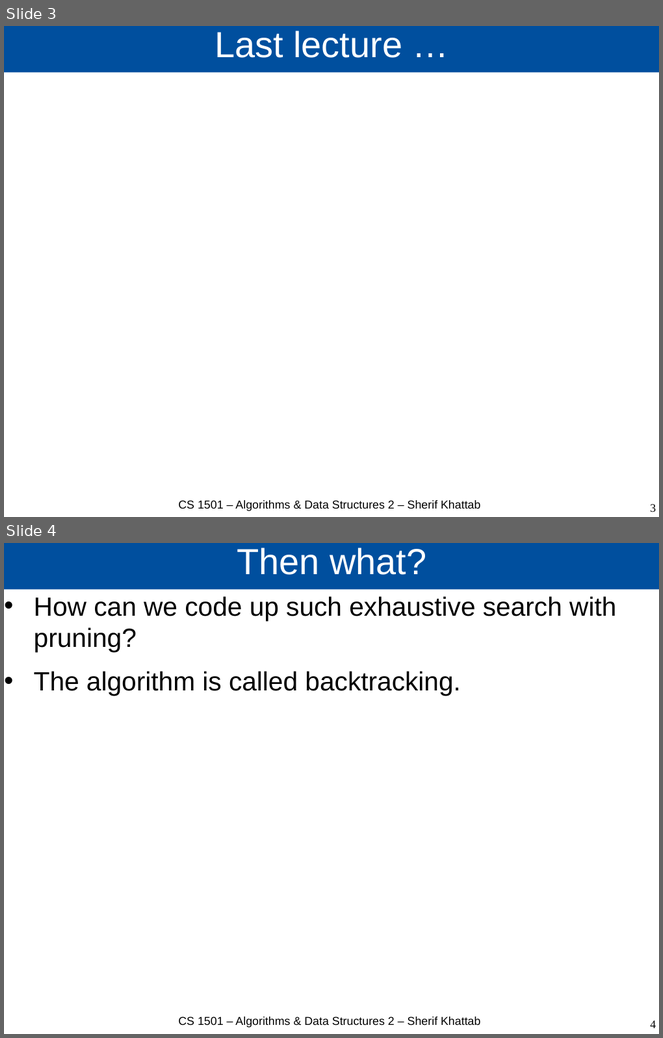
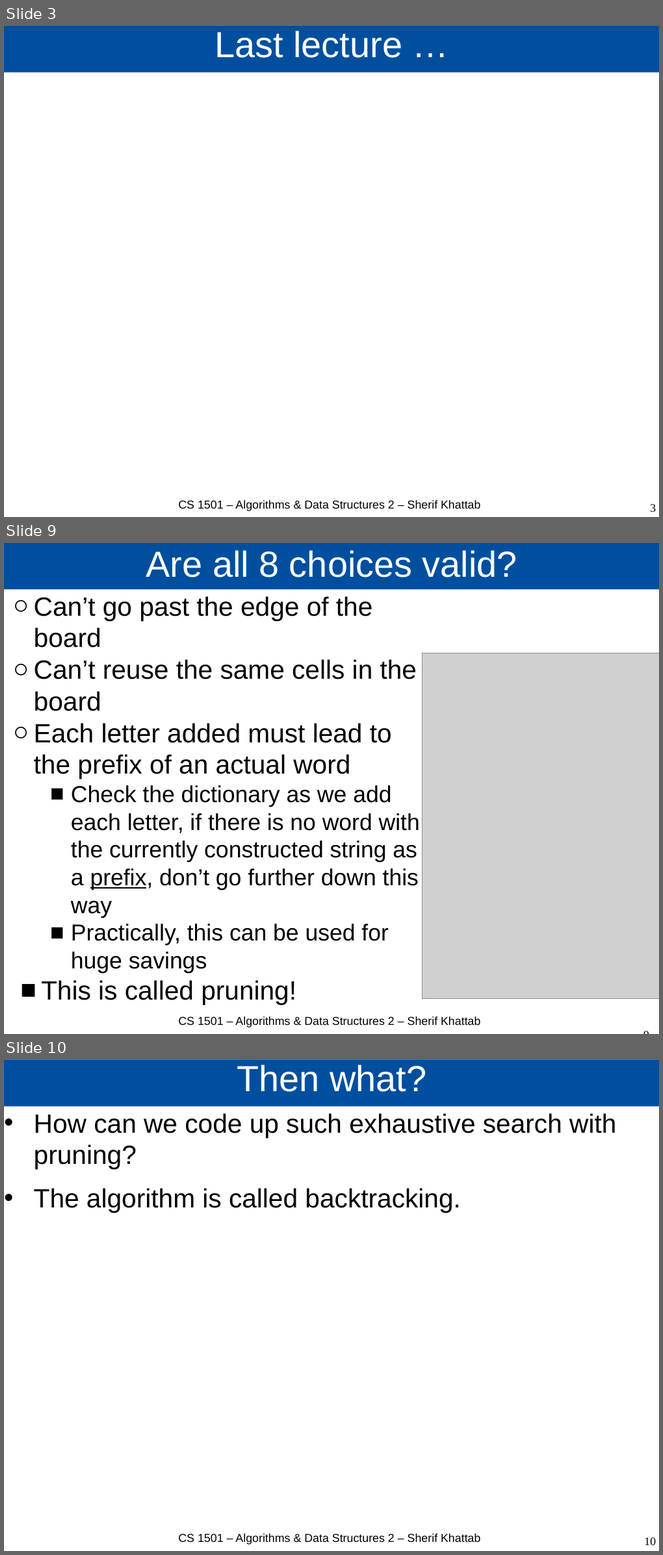
Before and after one commit to cs1501-2224/handouts, a slide deck: DraftSlides/Lecture2.pptx. Shown one above the other, each under a label of ours: slides 3 and 4 before the commit, slides 3, 9 and 10 after it; the slides between them are not shown. The pictures are 663x1038 and 663x1555 pixels, drawn with LibreOffice and Linux fonts; fonts in the diff are those of the drawing; grey boxes stand for pictures; background and template pictures are left out. Boxes give left, top, right and bottom in pixels: in the first picture for what was removed or moved away, otherwise in the second. Text is boxed around its words. In the diff, an @@ line names an element or a change of style, - is before the commit and + after.

```diff
--- a/DraftSlides/Lecture2.pptx
+++ b/DraftSlides/Lecture2.pptx
@@ slide 9 added at <box>4,543,659,1034</box>, background #FFFFFF @@
@@ title added at <box>4,543,659,590</box>, fill #004F9E, 44 pt, text #FFFFFF @@
+Are all 8 choices valid?
@@ text added at <box>34,596,420,1005</box>, 28 pt, text #000000 @@
+○ Can’t go past the edge of the board
+○ Can’t reuse the same cells in the board
+○ Each letter added must lead to the prefix of an actual word
+  ■ Check the dictionary as we add each letter, if there is no word with the currently constructed string as a prefix, don’t go further down this way
+  ■ Practically, this can be used for huge savings
+■ This is called pruning!
@@ picture added at <box>423,653,659,999</box> @@
@@ text added at <box>178,1017,480,1028</box>, 14 pt, text #000000 @@
+CS 1501 – Algorithms & Data Structures 2 – Sherif Khattab
@@ page number added at <box>506,1019,656,1034</box>, 14 pt, text #000000 @@
+9
@@ what was slide 4 is now slide 10 @@
@@ page number at <box>644,1538,656,1546</box>: text changed @@
-4
+10
```
Also in this commit, not shown: 8 slides changed, 5 other slides added, 13 slides removed, 2 other files.
